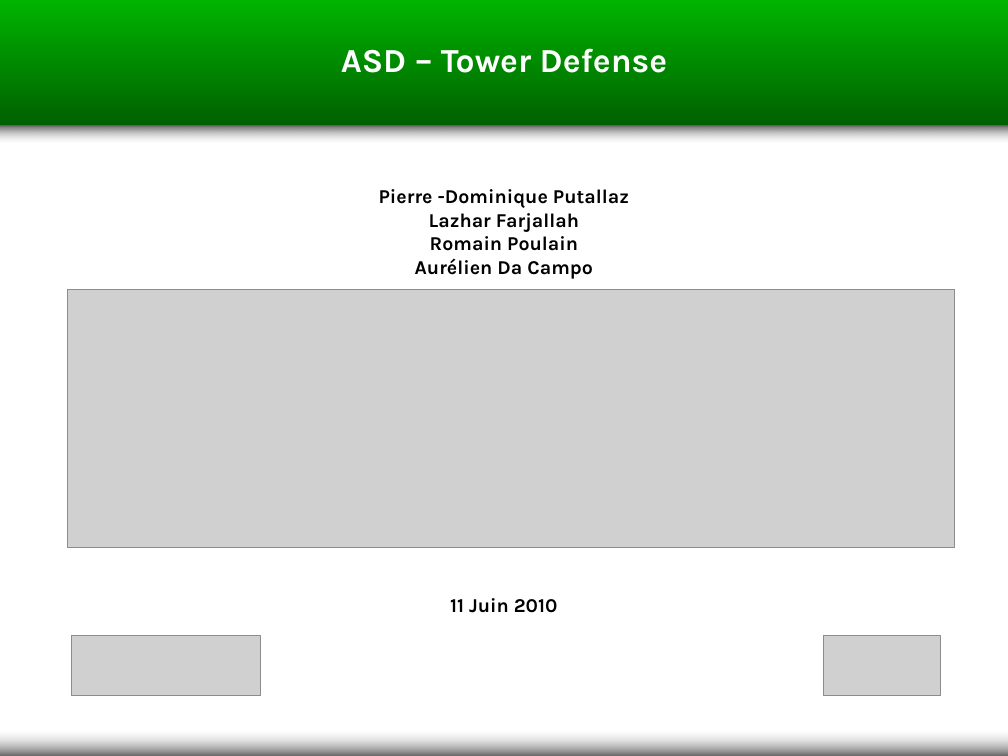
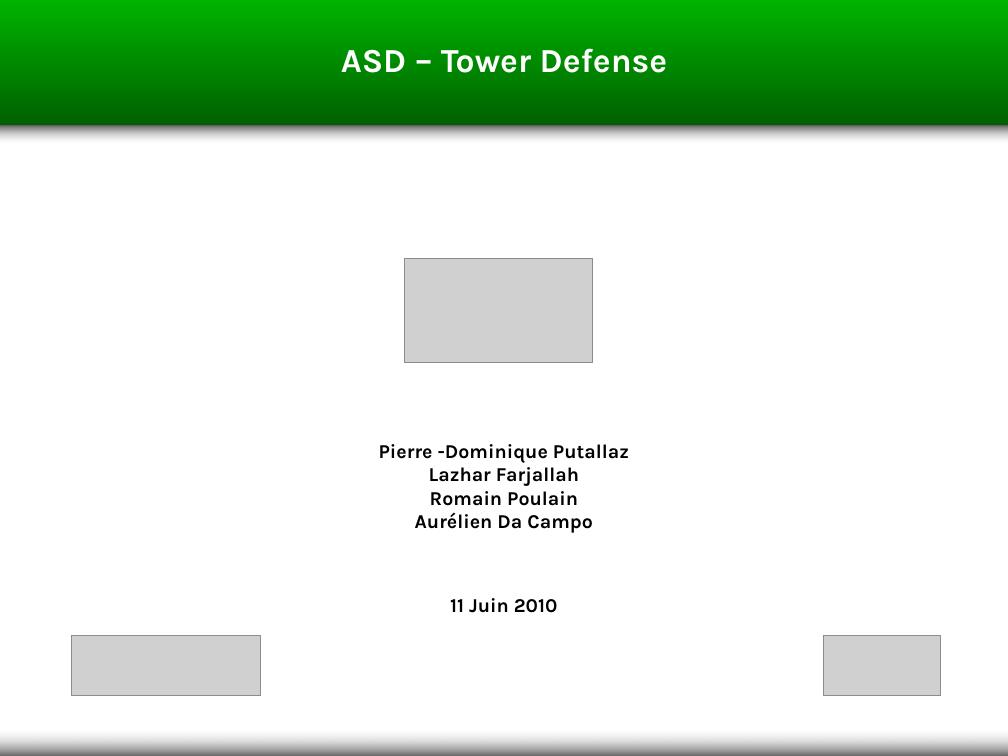
Before and after one commit to goupildb/asd-tower-defense, a slide deck: slide 1 of documents/v2.0/Presentation.pptx. Drawn at 1008x756 pixels with LibreOffice and Linux fonts; fonts in the diff are those of the drawing; grey boxes stand for pictures. Boxes give left, top, right and bottom in pixels: in the first picture for what was removed or moved away, otherwise in the second. Text is boxed around its words. In the diff, an @@ line names an element or a change of style, - is before the commit and + after.

Commit message:
présentation finale -> pour Pierre-do

```diff
--- a/documents/v2.0/Presentation.pptx
+++ b/documents/v2.0/Presentation.pptx
@@ picture added at (405,259,593,362) @@
@@ picture removed at (68,289,955,546) @@
@@ text "Pierre -Dominique Putallaz": place and size @@
-text "Pierre -Dominique Putallaz" at (379,189,629,279)
+text "Pierre -Dominique Putallaz" at (379,444,629,533)
```
Also in this commit, not shown: 3 other slides changed.
